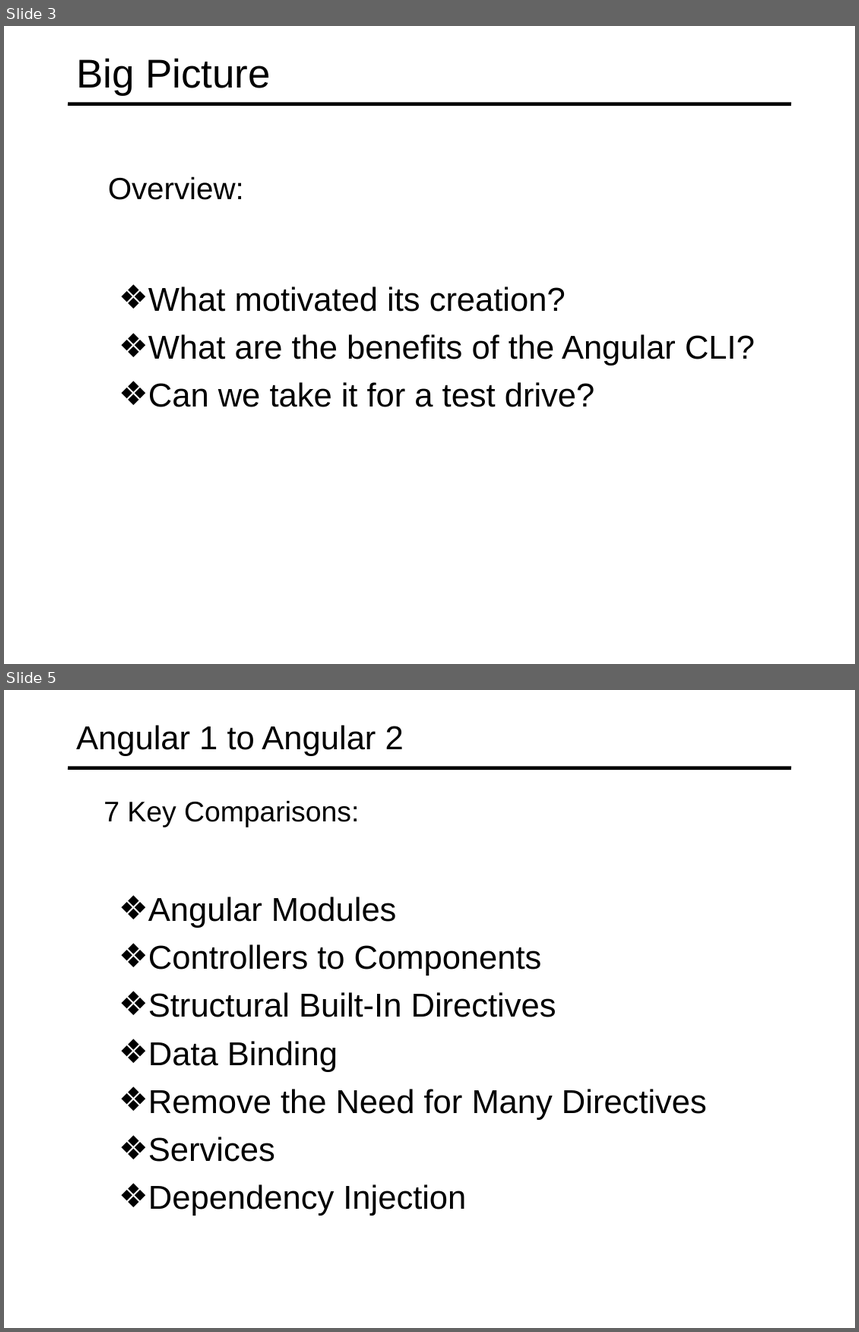
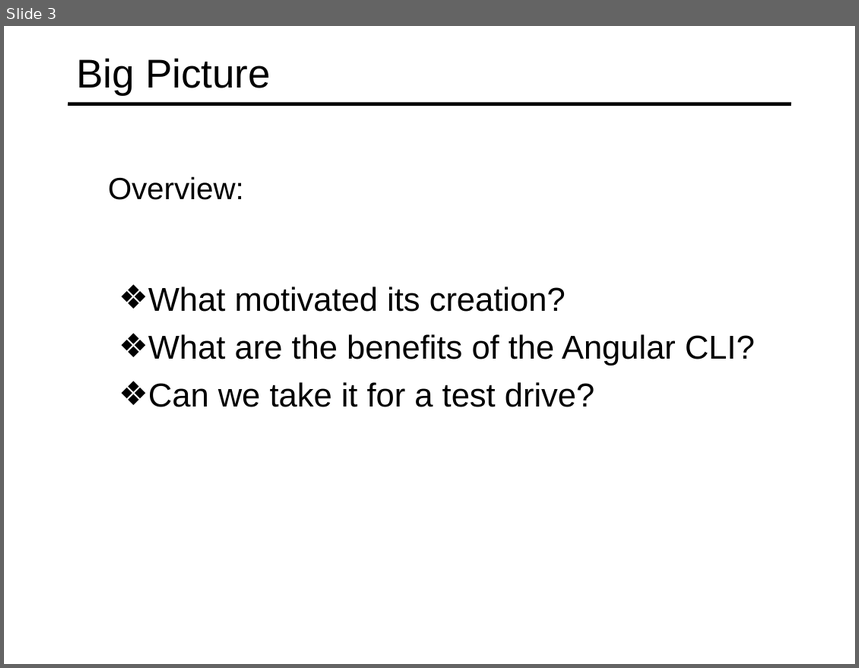
Before and after one commit to specter01wj/Jago_Link_Training, a slide deck: Angular/Angular7/Angular CLI/1.Overview/L1_Overview.ppt. Shown one above the other, each under a label of ours: slides 3 and 5 before the commit, slide 3 after it; the slides between them are not shown. The pictures are 859x1332 and 859x668 pixels, drawn with LibreOffice and Linux fonts; fonts in the diff are those of the drawing. Boxes give left, top, right and bottom in pixels: in the first picture for what was removed or moved away, otherwise in the second. Text is boxed around its words. In the diff, an @@ line names an element or a change of style, - is before the commit and + after.

Commit message:
09/05/2019 v1

```diff
--- a/Angular/Angular7/Angular CLI/1.Overview/L1_Overview.ppt
+++ b/Angular/Angular7/Angular CLI/1.Overview/L1_Overview.ppt
@@ slide 5 removed at box(4, 690, 855, 1328), background #FFFFFF; not listed: 1 template element that a slide beside it also shows @@
@@ title removed at box(76, 725, 404, 756) @@
-Angular 1 to Angular 2
@@ text removed at box(104, 801, 359, 828) @@
-  7 Key Comparisons:
@@ text removed at box(148, 897, 707, 1216) @@
-  ❖ Angular Modules
-  ❖ Controllers to Components
-  ❖ Structural Built-In Directives
-  ❖ Data Binding
-  ❖ Remove the Need for Many Directives
-  ❖ Services
-  ❖ Dependency Injection
```
Also in this commit, not shown: 6 slides added, 18 other slides removed.
